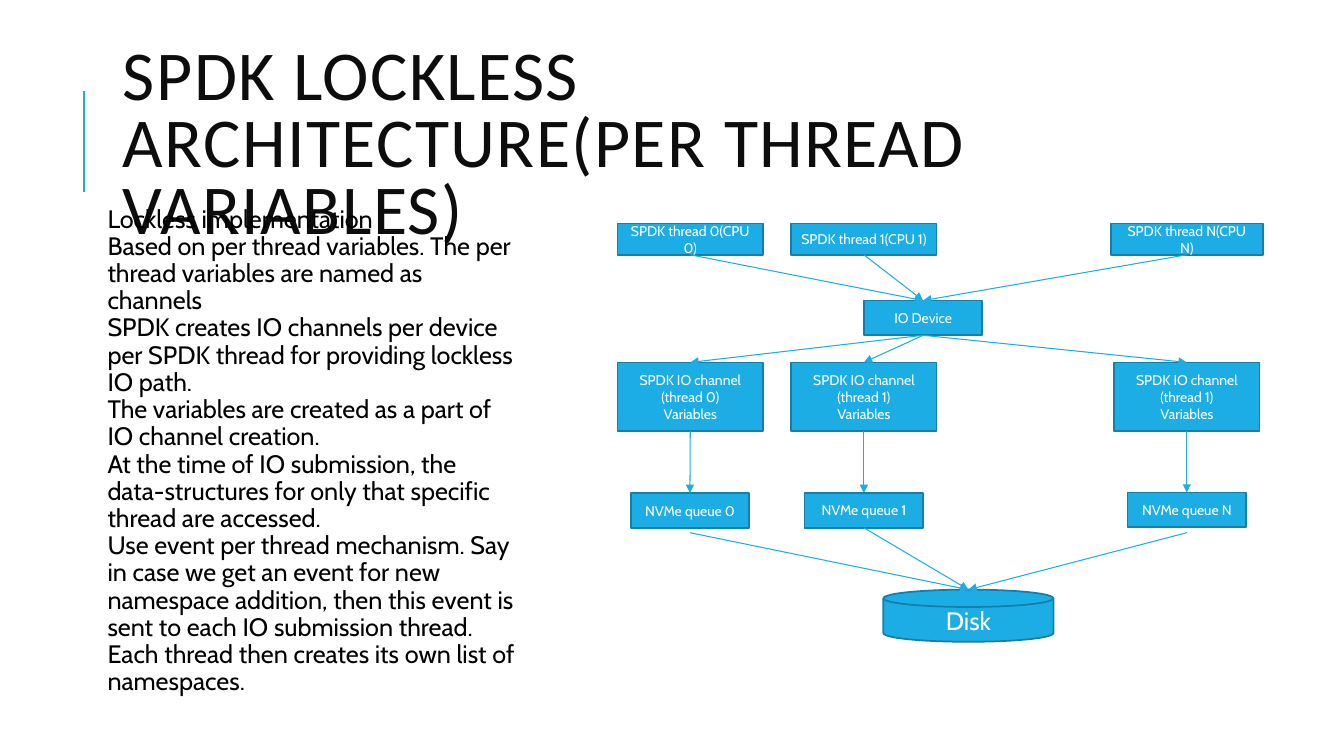
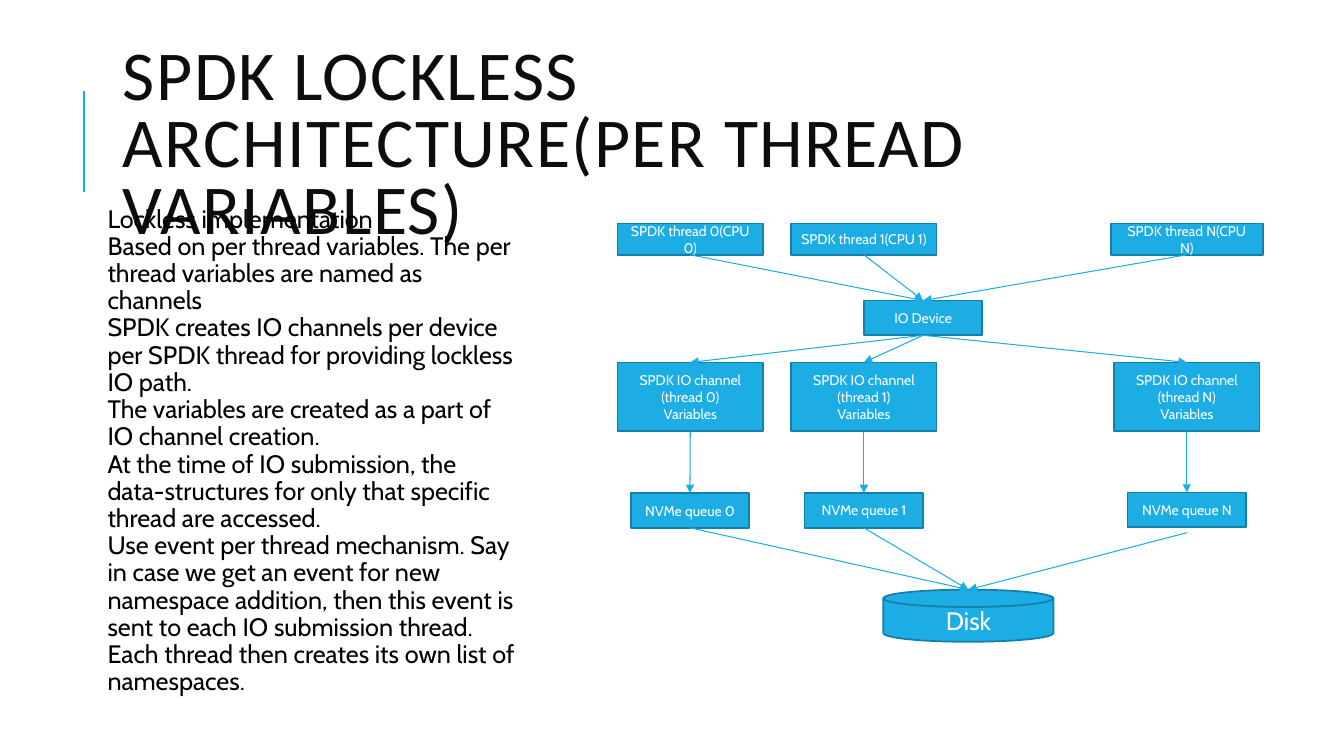
Before and after one commit to kundanthebest/osi2022, a slide deck: slide 20 of locking_presentation.pptx. Drawn at 1344x756 pixels with LibreOffice and Linux fonts; fonts in the diff are those of the drawing. Boxes give left, top, right and bottom in pixels: in the first picture for what was removed or moved away, otherwise in the second. Text is boxed around its words. In the diff, an @@ line names an element or a change of style, - is before the commit and + after.

```diff
--- a/locking_presentation.pptx
+++ b/locking_presentation.pptx
@@ text in rectangle at [1136, 374, 1238, 404]: text changed @@
-SPDK IO channel (thread 1)
+SPDK IO channel (thread N)
@@ arrow moved from (690, 532) - (969, 590) to (690, 528) - (969, 590) @@
```
Also in this commit, not shown: 11 other slides changed.
